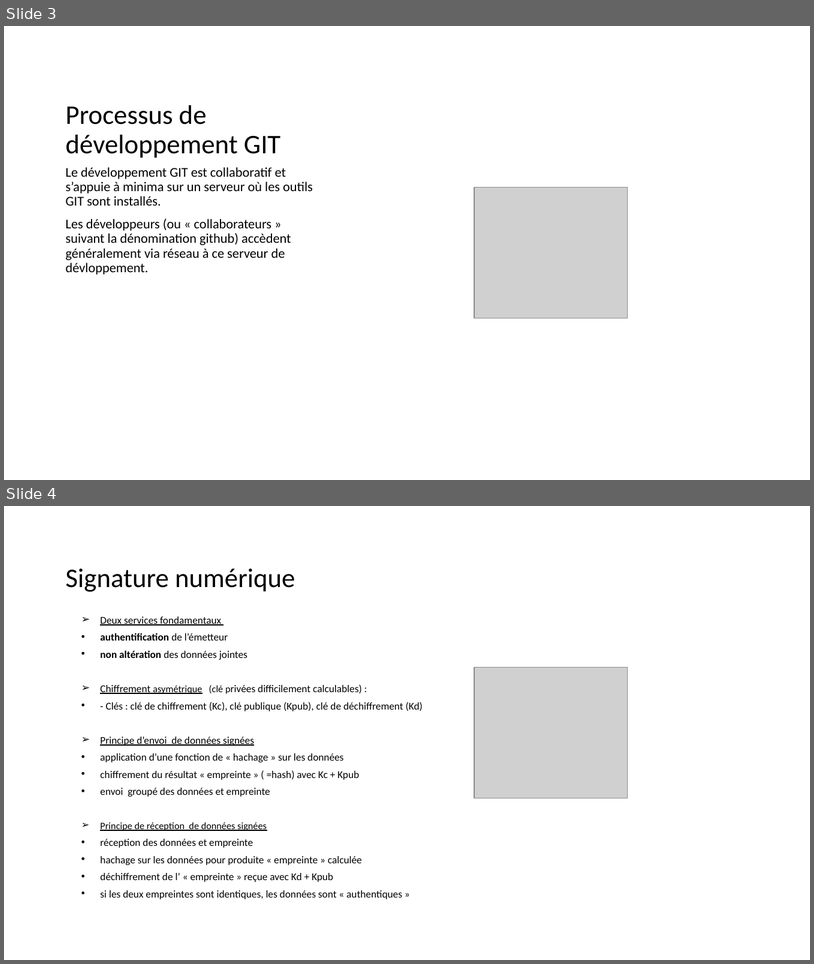
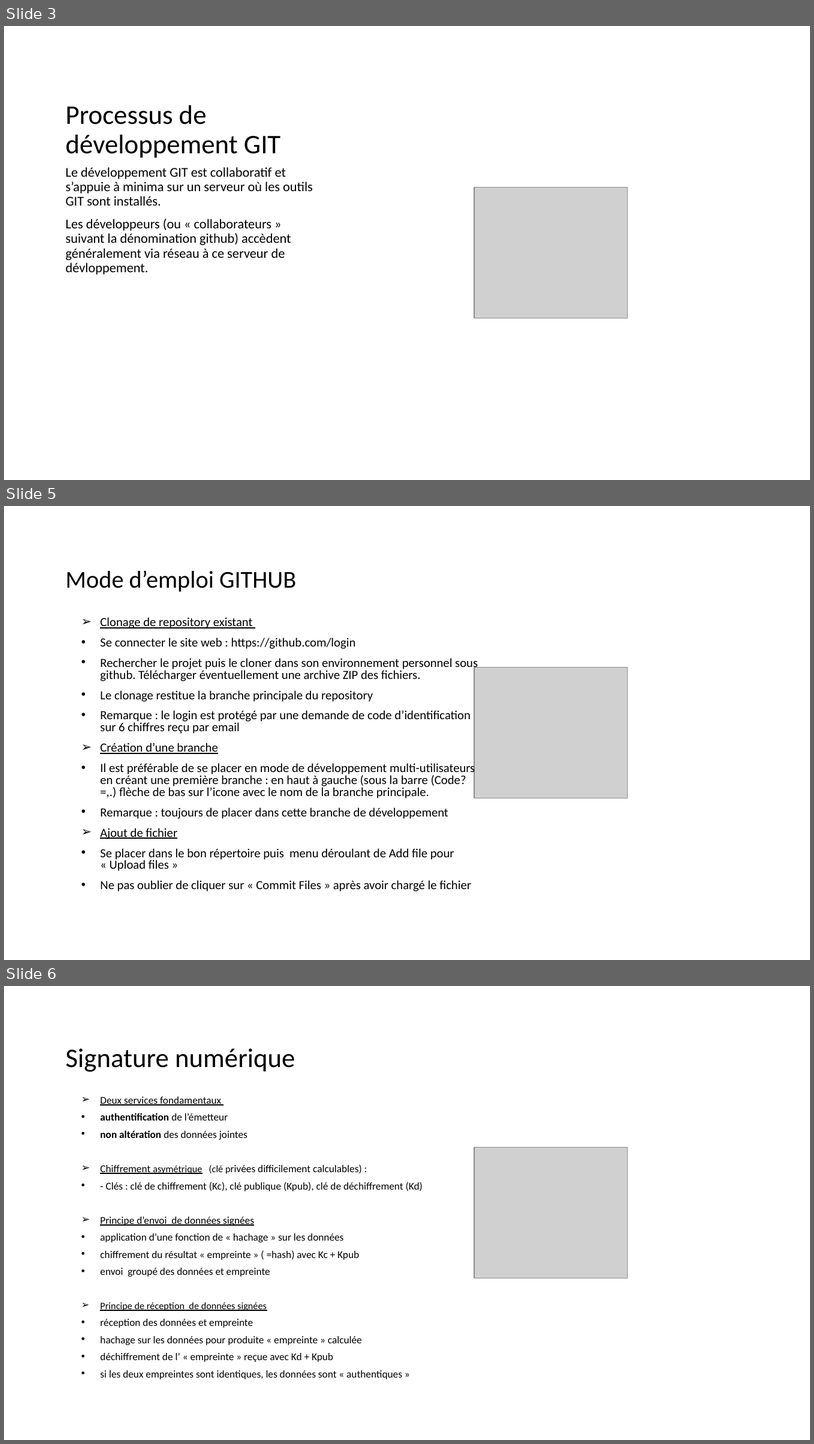
Before and after one commit to dominiquelaurain/fastecdsa, a slide deck: docs/Autoformation_Git.pptx. Shown one above the other, each under a label of ours: slides 3 and 4 before the commit, slides 3, 5 and 6 after it; the slides between them are not shown. The pictures are 814x964 and 814x1444 pixels, drawn with LibreOffice and Linux fonts; fonts in the diff are those of the drawing; grey boxes stand for pictures. Boxes give left, top, right and bottom in pixels: in the first picture for what was removed or moved away, otherwise in the second. Text is boxed around its words. In the diff, an @@ line names an element or a change of style, - is before the commit and + after.

```diff
--- a/docs/Autoformation_Git.pptx
+++ b/docs/Autoformation_Git.pptx
@@ slide 5 added at [4,506,810,960], background #FFFFFF @@
@@ title added at [66,570,296,592], 28.8 pt, text #000000 @@
+Mode d’emploi GITHUB
@@ text added at [100,617,478,891], 14.8 pt, text #000000 @@
+➢ Clonage de repository existant
+• Se connecter le site web : https://github.com/login
+• Rechercher le projet puis le cloner dans son environnement personnel sous github. Télécharger éventuellement une archive ZIP des fichiers.
+• Le clonage restitue la branche principale du repository
+• Remarque : le login est protégé par une demande de code d’identification sur 6 chiffres reçu par email
+➢ Création d’une branche
+• Il est préférable de se placer en mode de développement multi-utilisateurs en créant une première branche : en haut à gauche (sous la barre (Code?=,.) flèche de bas sur l’icone avec le nom de la branche principale.
+• Remarque : toujours de placer dans cette branche de développement
+➢ Ajout de fichier
+• Se placer dans le bon répertoire puis menu déroulant de Add file pour « Upload files »
+• Ne pas oublier de cliquer sur « Commit Files » après avoir chargé le fichier
@@ picture added at [474,667,628,798] @@
@@ what was slide 4 is now slide 6 @@
```
Also in this commit, not shown: 1 slide changed, 4 other slides added.
